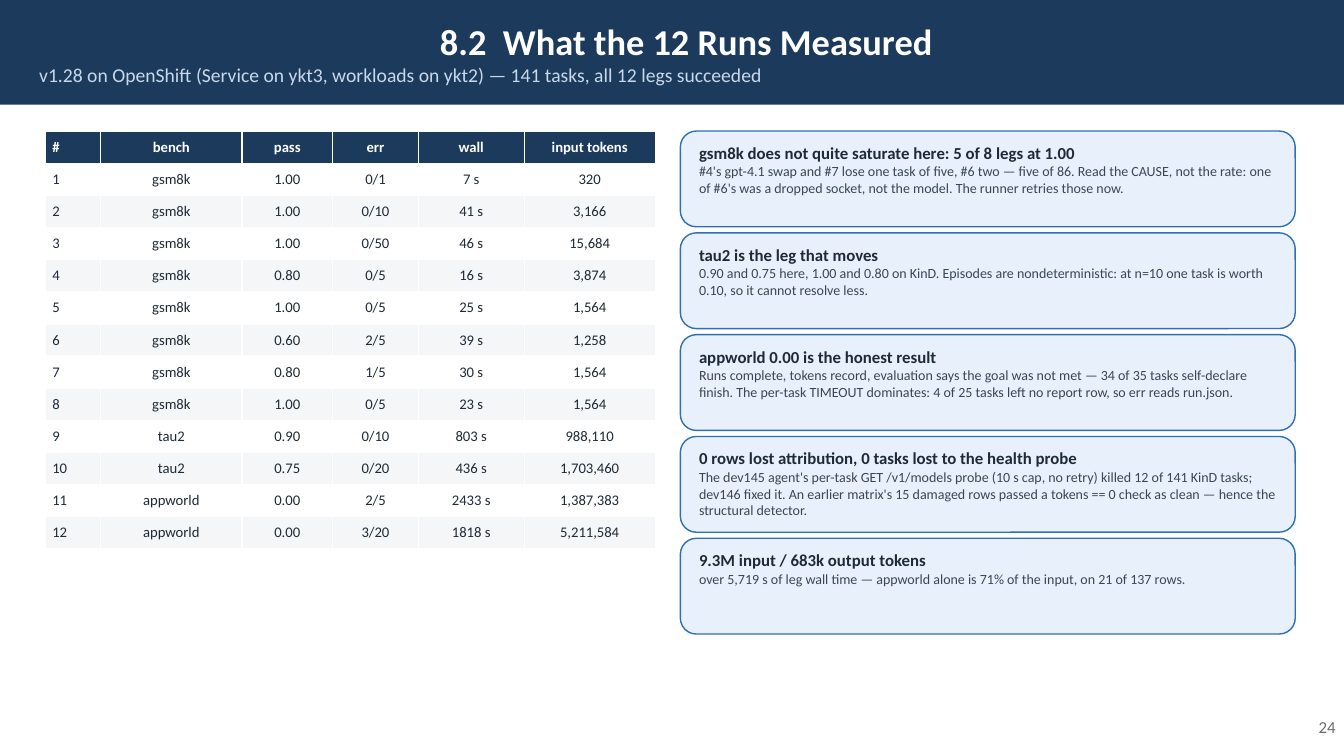
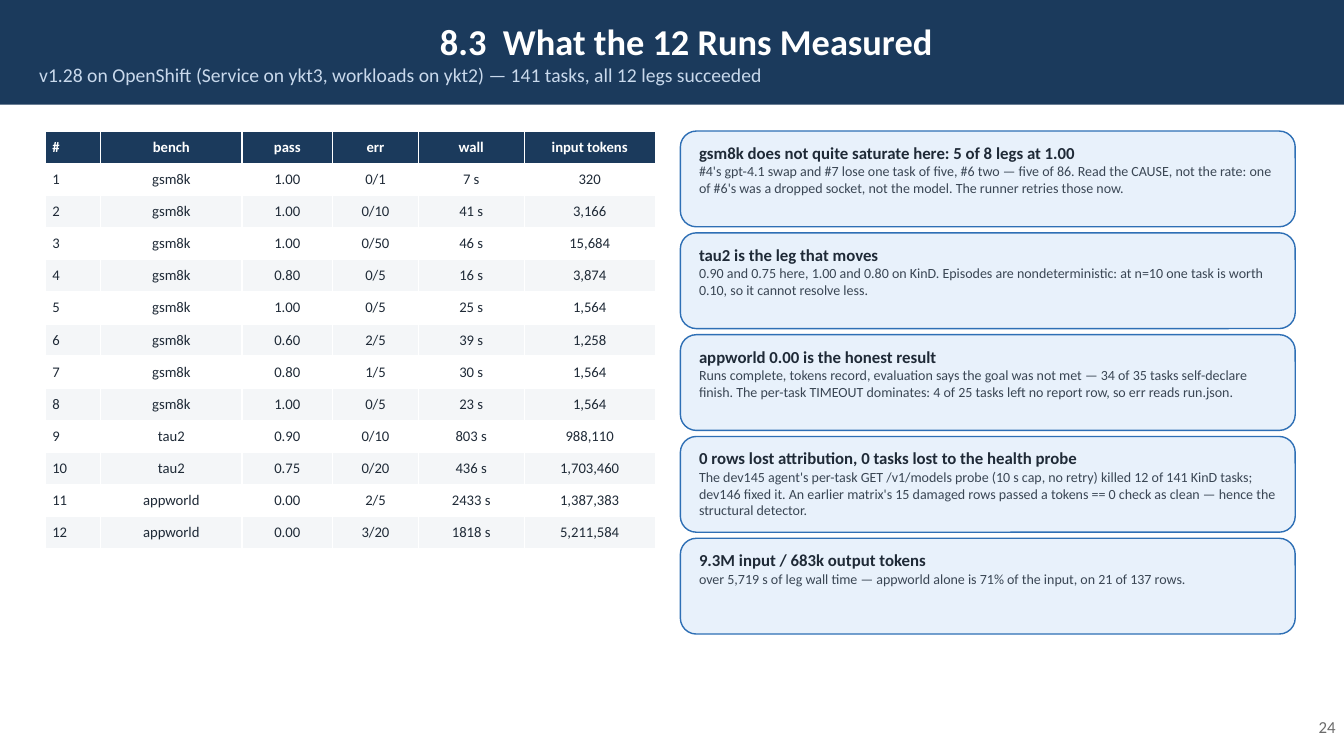
Before and after one commit to rossoctl/autobench, a slide deck: slide 24 of docs/AutoBench.pptx. Drawn at 1344x756 pixels with LibreOffice and Linux fonts; fonts in the diff are those of the drawing. Boxes give left, top, right and bottom in pixels: in the first picture for what was removed or moved away, otherwise in the second. Text is boxed around its words. In the diff, an @@ line names an element or a change of style, - is before the commit and + after.

```diff
--- a/docs/AutoBench.pptx
+++ b/docs/AutoBench.pptx
@@ text in rectangle at <box>440,29,932,56</box>: text changed @@
-8.2 What the 12 Runs Measured
+8.3 What the 12 Runs Measured
```
Also in this commit, not shown: 13 other slides changed, 7 other files.
